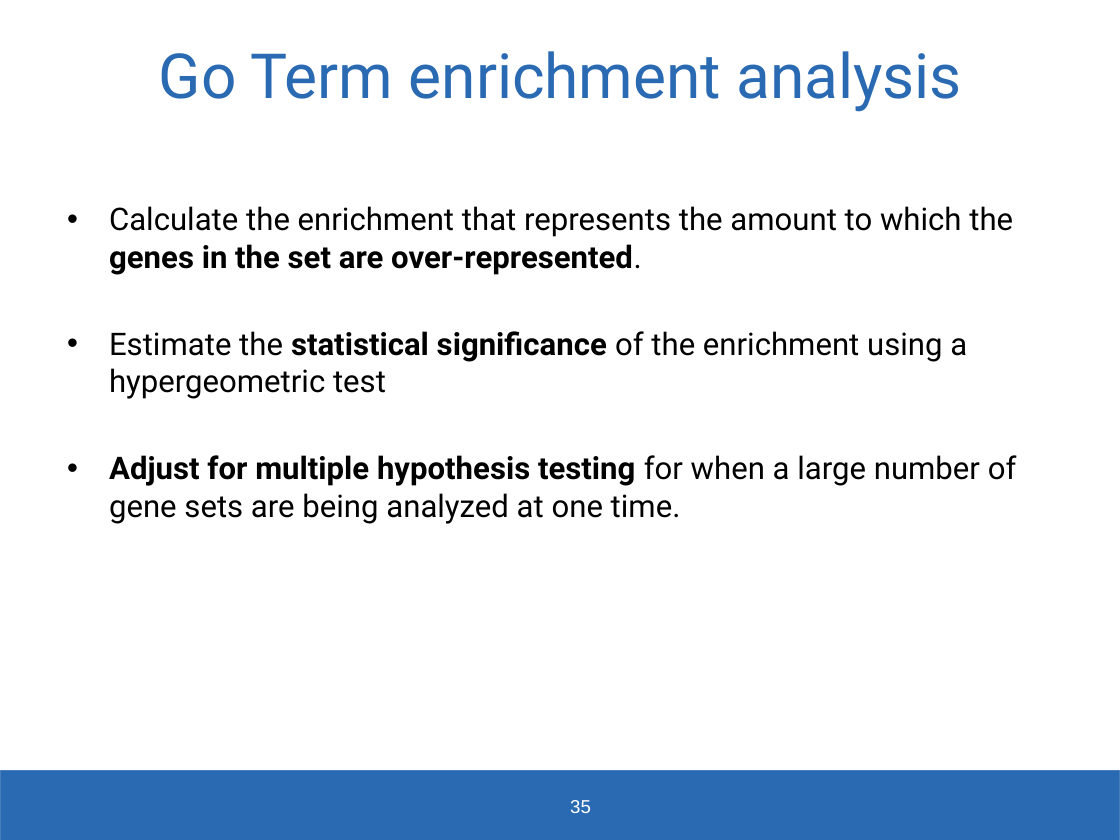
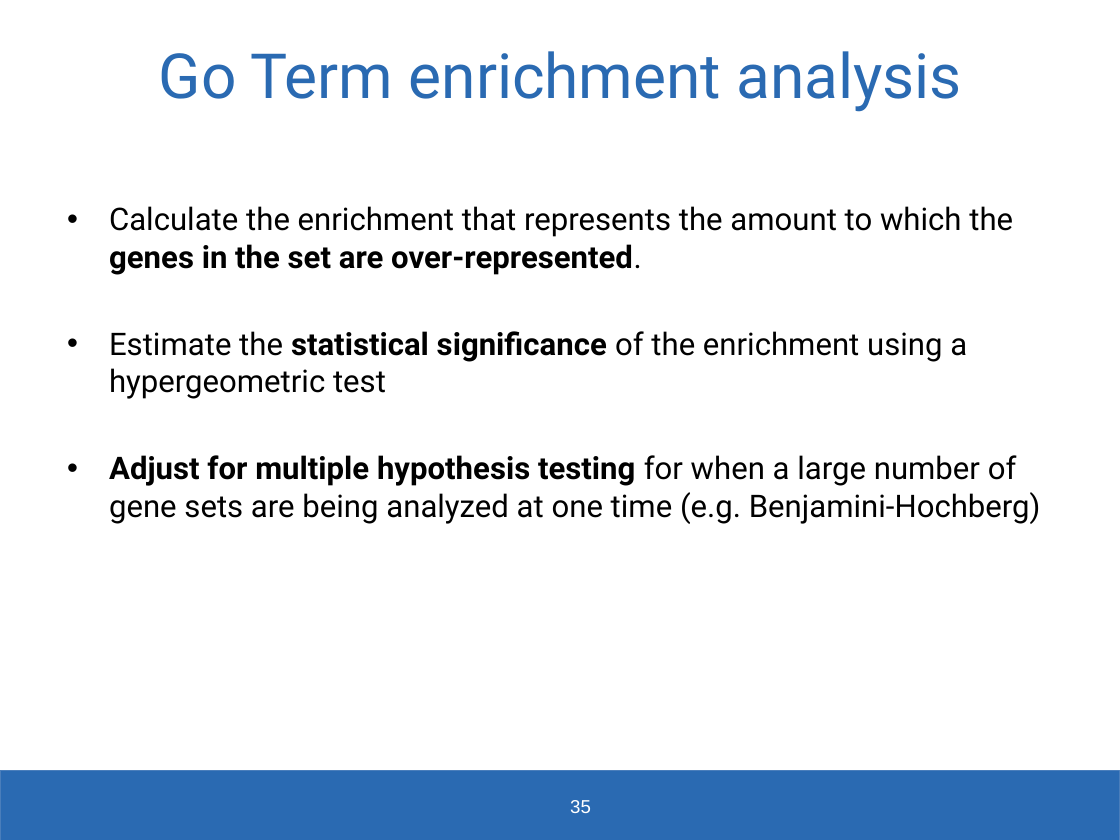
Before and after one commit to SysBioChalmers/KMG060-Systems-Biology-course, a slide deck: slide 35 of Exercise1_RNAseq_Analysis/KMG060-Exercise1.pptx. Drawn at 1120x840 pixels with LibreOffice and Linux fonts; fonts in the diff are those of the drawing; background and template pictures are left out. Boxes give left, top, right and bottom in pixels: in the first picture for what was removed or moved away, otherwise in the second. Text is boxed around its words. In the diff, an @@ line names an element or a change of style, - is before the commit and + after.

```diff
--- a/Exercise1_RNAseq_Analysis/KMG060-Exercise1.pptx
+++ b/Exercise1_RNAseq_Analysis/KMG060-Exercise1.pptx
@@ text at (x1=109, y1=455, x2=1041, y2=524): text changed @@
-• Adjust for multiple hypothesis testing for when a large number of gene sets are being analyzed at one time.
+• Adjust for multiple hypothesis testing for when a large number of gene sets are being analyzed at one time (e.g. Benjamini-Hochberg)
```
Also in this commit, not shown: 2 other slides changed, 1 slide removed.
